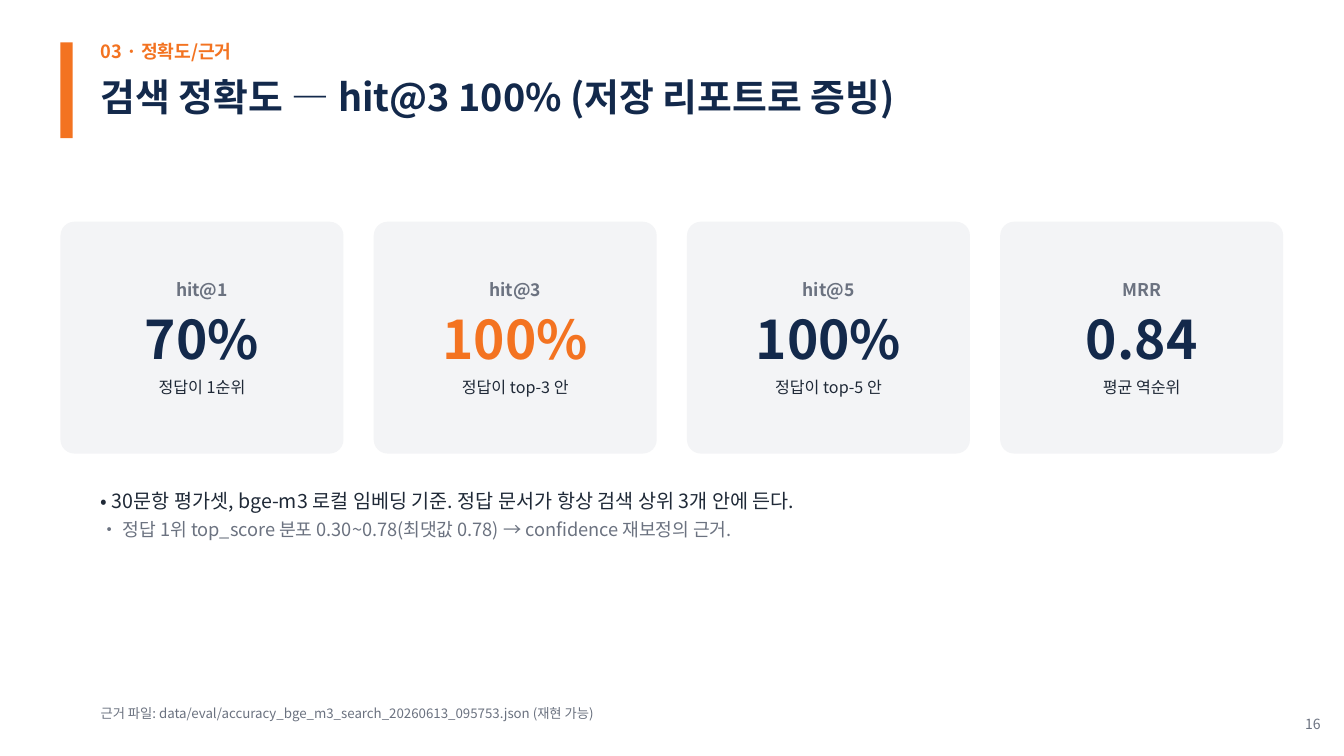
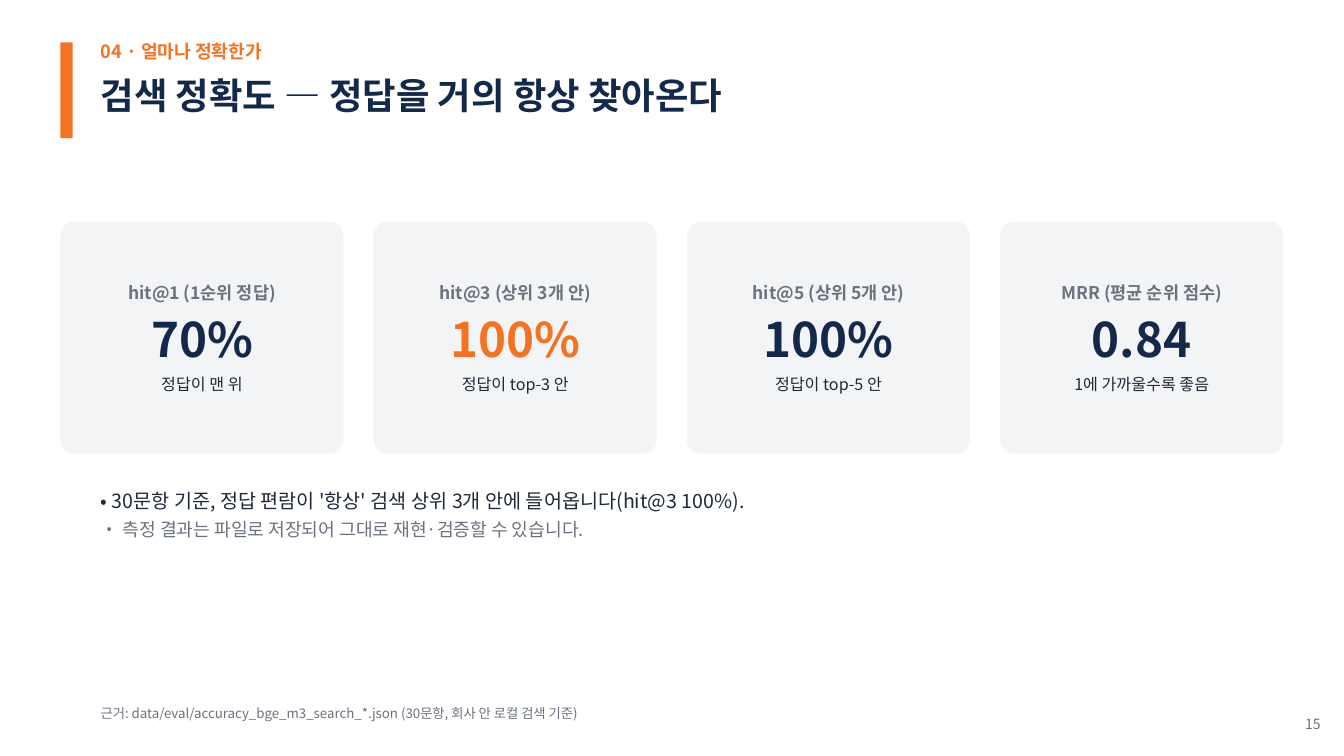
Before and after one commit to woochichichi/2026_HICT_ChatBot, a slide deck: slide 15 of docs/presentation/한화투자증권_AI상담_PoC_30min.pptx (slide 16 before the commit). Drawn at 1344x756 pixels with LibreOffice and Linux fonts; fonts in the diff are those of the drawing. Boxes give left, top, right and bottom in pixels: in the first picture for what was removed or moved away, otherwise in the second. Text is boxed around its words. In the diff, an @@ line names an element or a change of style, - is before the commit and + after.

```diff
--- a/docs/presentation/한화투자증권_AI상담_PoC_30min.pptx
+++ b/docs/presentation/한화투자증권_AI상담_PoC_30min.pptx
@@ text at (x1=101, y1=42, x2=262, y2=60): text changed @@
-03 · 정확도/근거
+04 · 얼마나 정확한가
@@ text at (x1=101, y1=78, x2=722, y2=113): text changed; size 27 to 26 pt @@
-검색 정확도 — hit@3 100% (저장 리포트로 증빙)
+검색 정확도 — 정답을 거의 항상 찾아온다
@@ rounded rectangle "hit@1 (1순위 정답)" at (x1=60, y1=222, x2=344, y2=454): size 38 to 34 pt in "70%" @@
@@ rounded rectangle "hit@3 (상위 3개 안)" at (x1=374, y1=222, x2=657, y2=454): size 38 to 34 pt in "100%" @@
@@ rounded rectangle "hit@5 (상위 5개 안)" at (x1=688, y1=222, x2=971, y2=454): size 38 to 34 pt in "100%" @@
@@ rounded rectangle "MRR (평균 순위 점수)" at (x1=1000, y1=222, x2=1284, y2=454): size 38 to 34 pt in "0.84" @@
@@ text in rounded rectangle at (x1=128, y1=284, x2=276, y2=303): text changed @@
-hit@1
+hit@1 (1순위 정답)
@@ text in rounded rectangle at (x1=439, y1=284, x2=591, y2=303): text changed @@
-hit@3
+hit@3 (상위 3개 안)
@@ text in rounded rectangle at (x1=753, y1=284, x2=904, y2=303): text changed @@
-hit@5
+hit@5 (상위 5개 안)
@@ text in rounded rectangle at (x1=1062, y1=284, x2=1222, y2=303): text changed @@
-MRR
+MRR (평균 순위 점수)
@@ text in rounded rectangle at (x1=161, y1=376, x2=243, y2=392): text changed @@
-정답이 1순위
+정답이 맨 위
@@ text in rounded rectangle at (x1=1074, y1=376, x2=1209, y2=392): text changed @@
-평균 역순위
+1에 가까울수록 좋음
@@ text at (x1=112, y1=491, x2=745, y2=538): text changed; size 13 to 14 pt; text colour #6B7280 to #1F2937 @@
-• 30문항 평가셋, bge-m3 로컬 임베딩 기준. 정답 문서가 항상 검색 상위 3개 안에 든다.
-• 정답 1위 top_score 분포 0.30~0.78(최댓값 0.78) → confidence 재보정의 근거.
+• 30문항 기준, 정답 편람이 '항상' 검색 상위 3개 안에 들어옵니다(hit@3 100%).
+• 측정 결과는 파일로 저장되어 그대로 재현·검증할 수 있습니다.
@@ text at (x1=101, y1=707, x2=578, y2=722): text changed @@
-근거 파일: data/eval/accuracy_bge_m3_search_20260613_095753.json (재현 가능)
+근거: data/eval/accuracy_bge_m3_search_*.json (30문항, 회사 안 로컬 검색 기준)
@@ text at (x1=1305, y1=719, x2=1321, y2=729): text changed @@
-16
+15
```
Also in this commit, not shown: 19 other slides changed, 8 slides added, 10 slides removed, 10 other files.
